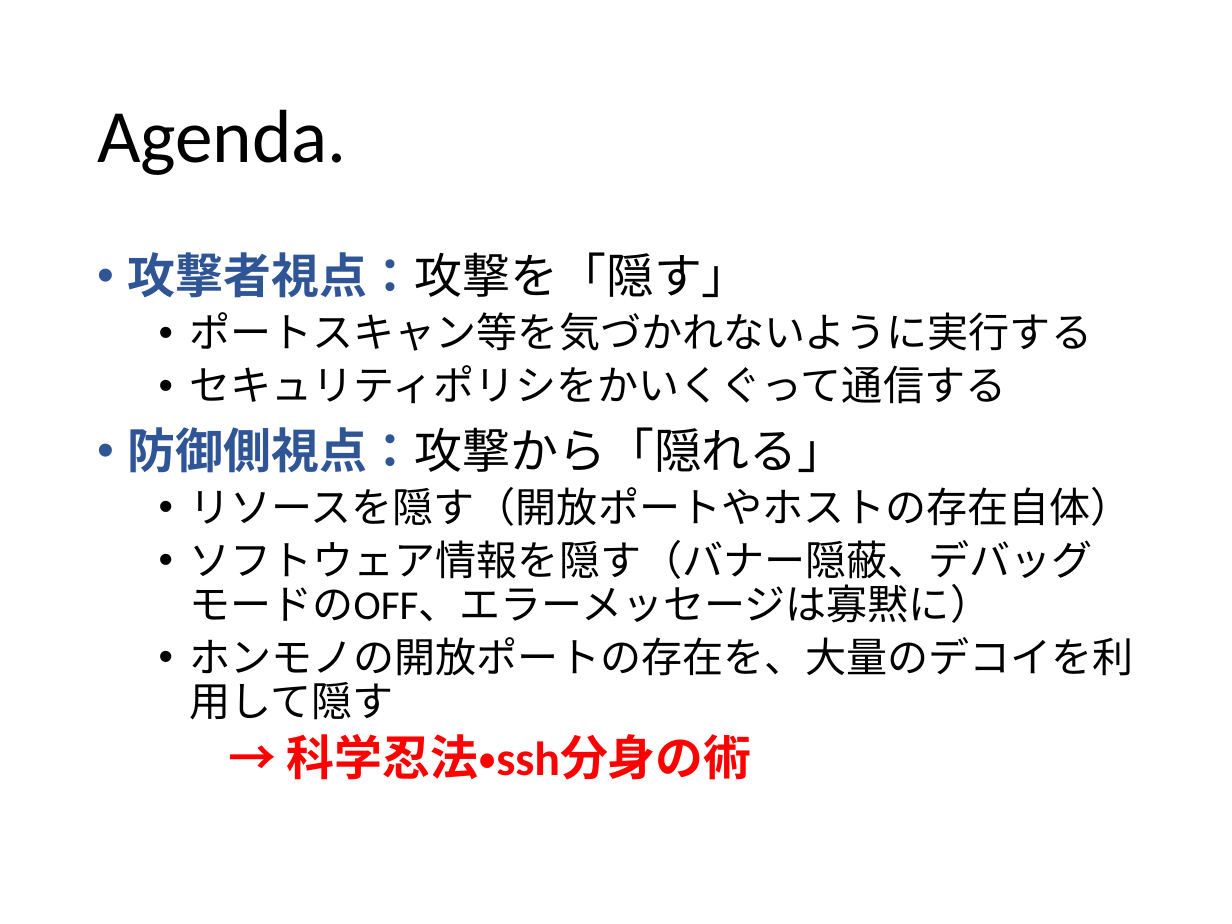
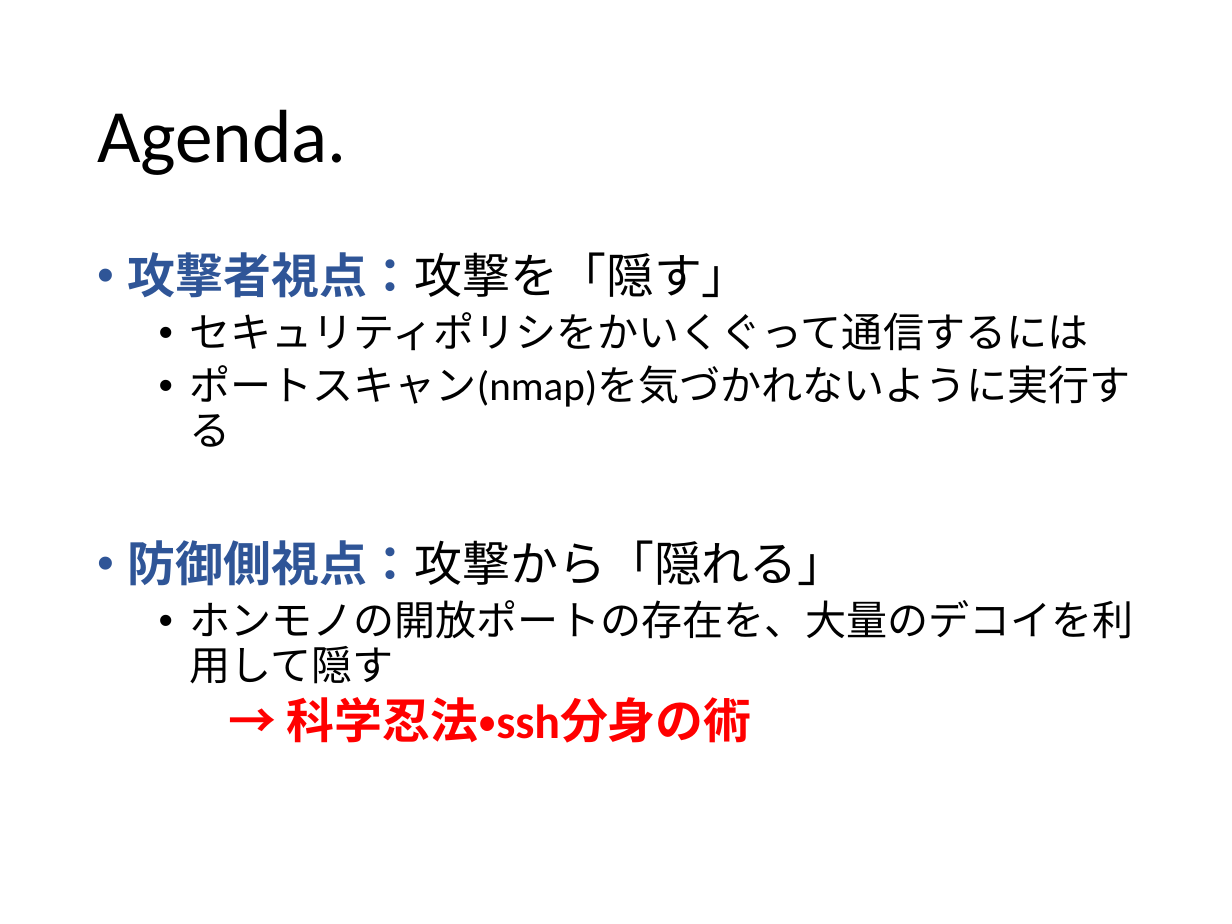
Before and after one commit to ozuma/sumida_sec, a slide deck: slide 3 of 2015-no.2/ppt/00_ozuma.pptx. Drawn at 1232x924 pixels with LibreOffice and Linux fonts; fonts in the diff are those of the drawing. Boxes give left, top, right and bottom in pixels: in the first picture for what was removed or moved away, otherwise in the second. Text is boxed around its words. In the diff, an @@ line names an element or a change of style, - is before the commit and + after.

Commit message:
カバレッジ、スキャン隠蔽のスライド追加

```diff
--- a/2015-no.2/ppt/00_ozuma.pptx
+++ b/2015-no.2/ppt/00_ozuma.pptx
@@ text at (x1=189, y1=312, x2=1130, y2=447): text changed @@
-  • ポートスキャン等を気づかれないように実行する
-  • セキュリティポリシをかいくぐって通信する
+  • セキュリティポリシをかいくぐって通信するには
+  • ポートスキャン(nmap)を気づかれないように実行する
@@ text at (x1=189, y1=487, x2=1132, y2=623): paragraphs removed @@
-  • リソースを隠す（開放ポートやホストの存在自体）
-  • ソフトウェア情報を隠す（バナー隠蔽、デバッグモードのOFF、エラーメッセージは寡黙に）
```
Also in this commit, not shown: 6 other slides changed, 8 slides added, 1 slide removed.
